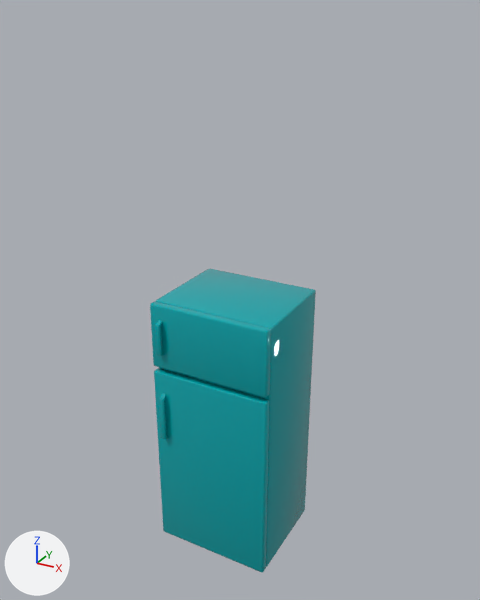
A saved change to the FBX model Assets/ART/Meshes/KITCHEN/SM_Fridge.fbx.
Both versions are drawn from a 50 mm lens placed at (2.09, -3.71, 3.84), pointed at (0.12, -0.13, 2.05). The axes (+X, +Y, +Z) are drawn at lower left. The lights are the same throughout. The first picture is the older version. Where no turn or scale is listed for an object, it has been applied to the vertices.

Before the edit, the objects in view are built like this:
```python
me_mesh = bpy.data.meshes.new('Mesh')
me_mesh.from_pydata(...)  # 1046 vertices, 886 faces; spans x -0.45..0.45, y -0.32..0.4, z 0.0..2.0
me_mesh.materials.append(mat_m_metal_painted_03)  # cyan #00a4aa
me_mesh_001 = bpy.data.meshes.new('Mesh.001')
me_mesh_001.from_pydata(...)  # 648 vertices, 594 faces; spans x -0.88..0.02, y -0.091..0.103, z -0.738..0.738
me_mesh_001.materials.append(mat_m_metal_painted_03)  # cyan #00a4aa
me_mesh_002 = bpy.data.meshes.new('Mesh.002')
me_mesh_002.from_pydata(...)  # 208 vertices, 182 faces; spans x -0.88..0.45, y -0.38..0.04, z -0.24..2.0
me_mesh_002.materials.append(mat_m_metal_painted_03)  # cyan #00a4aa
ob_sm_fridge = bpy.data.objects.new('SM_Fridge', me_mesh)
ob_sm_fridge.location = (0.0, 0.0, 0.0)
ob_sm_fridge_door_01 = bpy.data.objects.new('SM_Fridge_Door_01', me_mesh_001)
ob_sm_fridge_door_01.location = (0.43, -0.33, 0.738)
ob_sm_fridge_door_02 = bpy.data.objects.new('SM_Fridge_Door_02', me_mesh_002)
ob_sm_fridge_door_02.location = (0.43, -0.34, 1.756)
```
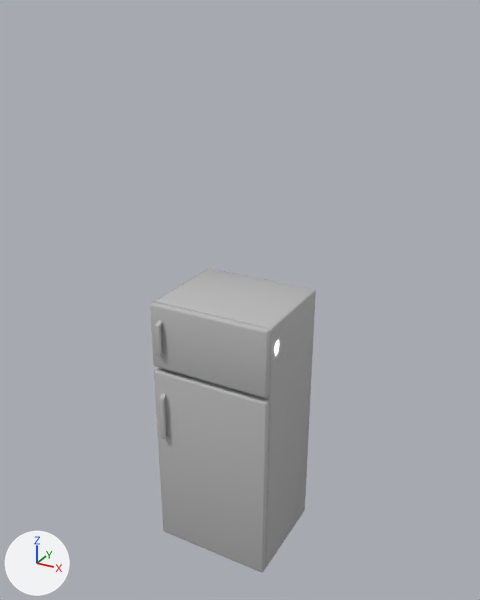
The change in detail:
Material 'Default' (mat_default) is new.
Its base color is (0.5, 0.5, 0.5) (grey #bcbcbc).
Its roughness is 0.0.
me_mesh has 1046 vertices, 886 faces and spans x -0.45..0.45, y -0.32..0.4, z 0.0..2.0.
me_mesh no longer uses material mat_m_metal_painted_03 (cyan #00a4aa).
me_mesh gains material mat_default (grey #bcbcbc).
me_mesh_002 has 208 vertices, 182 faces and spans x -0.88..0.45, y -0.38..0.04, z -0.24..2.0.
me_mesh_002 no longer uses material mat_m_metal_painted_03 (cyan #00a4aa).
me_mesh_002 gains material mat_default (grey #bcbcbc).
me_mesh_001 has 648 vertices, 594 faces and spans x -0.88..0.02, y -0.091..0.103, z -0.738..0.738.
me_mesh_001 no longer uses material mat_m_metal_painted_03 (cyan #00a4aa).
me_mesh_001 gains material mat_default (grey #bcbcbc).

Boxes [x1, y1, x2, y2] around the edits, measured in the pictures (480 x 600 px):
'SM_Fridge_Door_01', recoloured (cyan to grey)
    both: [154, 368, 269, 572]
'SM_Fridge', recoloured (cyan to grey)
    both: [155, 269, 316, 567]
'SM_Fridge_Door_02', recoloured (cyan to grey)
    both: [150, 302, 271, 398]
